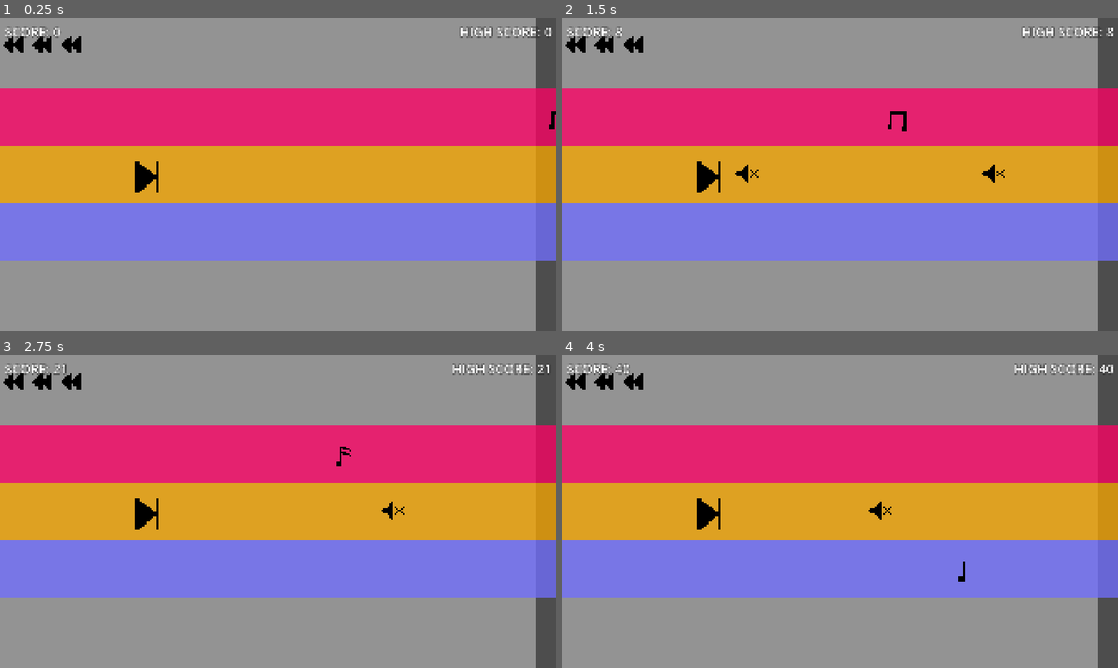
Above: before the commit, frames 1-4 (two rows, left to right).
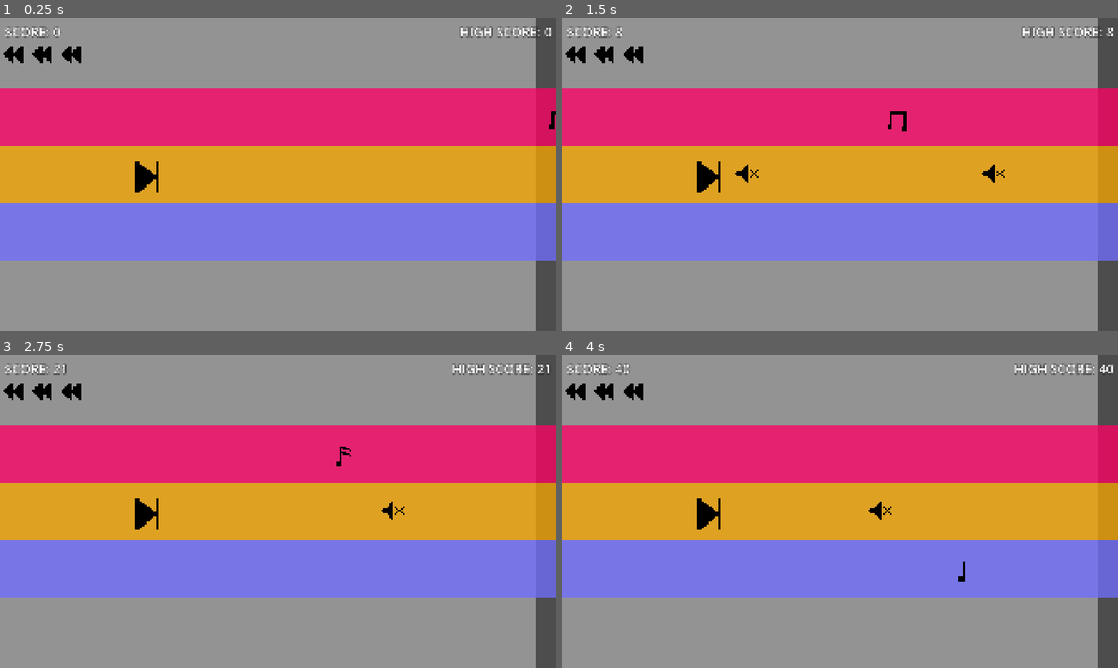
Above: after the commit, the same moments.

Repository: chorwat2137/haven-2026
Game: Godot game, scene res://scenes/main.tscn
The game is run twice, just before and just after one commit, with the same random seed, the same clock (stepped at 60 frames per second) and the same inputs.
Inputs:
- Up to frame 1 (0.25 s): no input
- Up to frame 2 (1.5 s): tap Enter (ui_accept) at 0.5, 0.77 s; hold Right (ui_right) from 0.53 s (still down); tap Space (shoot) at 0.6, 1.35 s
- Up to frame 3 (2.75 s): tap Enter (ui_accept) at 1.52 s; release Right (ui_right) at 2.03 s; hold Left (ui_left) from 2.03 s (still down); tap Space (shoot) at 2.1 s
- Up to frame 4 (4 s): release Left (ui_left) at 2.78 s; hold Right (ui_right) from 2.78 s (still down); tap Space (shoot) at 2.85, 3.6 s; tap Enter (ui_accept) at 3.02, 3.77 s

The runs differ from the first frame. In frame 1, 0.5% of the frame differs, in the area x 0-15%, y 5-15%; in frame 2, 0.5%; in frame 3, 0.5%; in frame 4, 0.5%.

Commit message:
Automatic sync

Diff:
--- a/scenes/main.tscn
+++ b/scenes/main.tscn
@@ -57,6 +57,6 @@
 offset_bottom = 540.0
 
 [node name="heart_spawner" type="Marker2D" parent="Player" unique_id=588003124]
-position = Vector2(-458, -445)
+position = Vector2(-458, -413)
 
 [node name="HUD" parent="." unique_id=1111737151 instance=ExtResource("6_tefeu")]
